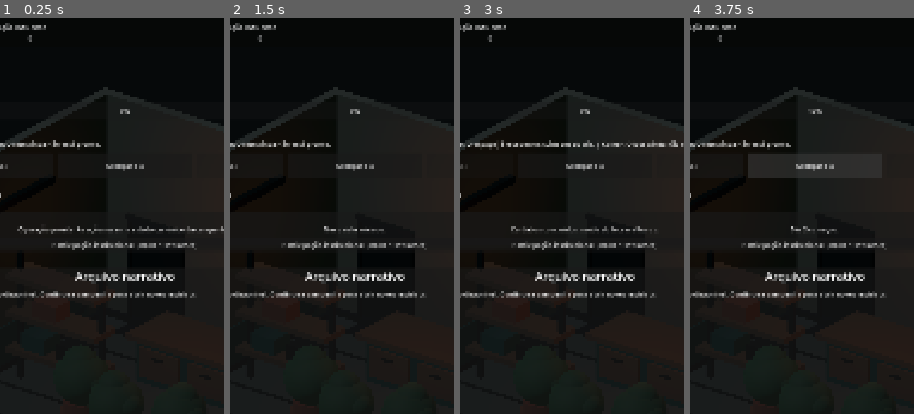
Above: before the commit, frames 1-4 (left to right).
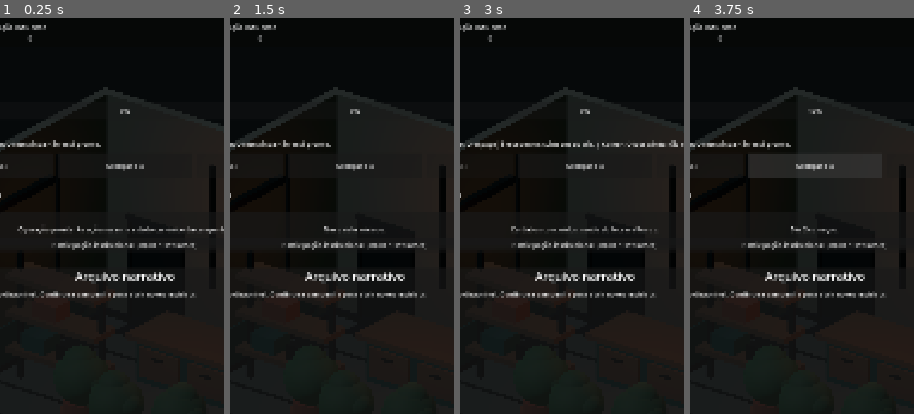
Above: after the commit, the same moments.

Repository: az1nn/growing-rio
Game: Godot game, scene res://scenes/shell/game_shell.tscn
Two runs of this game, one before a commit and one after it. Both use one fixed random seed, a clock stepped at 60 frames per second and the inputs below.
Inputs:
- Up to frame 1 (0.25 s): no input
- Up to frame 2 (1.5 s): click "Reiniciar ciclo" at 0.5 s; click "Reiniciar ciclo" at 1.25 s
- Up to frame 3 (3 s): click "Reiniciar ciclo" at 2 s; click "Cuidar (-R$5)" at 2.75 s
- Up to frame 4 (3.75 s): click "Avançar dia" at 3.5 s
The pictures show only the part of the screen within x 22-72%, y 2-52%; the shares and areas given below are measured in that part.

The runs differ from the first frame. In frame 1, 0.4% of the frame differs, in the area x 93-97%, y 37-63%; in frame 2, 0.4%; in frame 3, 0.4%; in frame 4, 0.4%.

Commit message:
feat(cena): add wall bay rhythm

Diff:
--- a/scenes/visual/operation_diorama.tscn
+++ b/scenes/visual/operation_diorama.tscn
@@ -515,3 +515,27 @@
 scale = Vector3(2.58, 0.12, 1)
 material_override = ExtResource("3_metal")
 mesh = SubResource("Mesh_trim_horizontal")
+
+[node name="BackWallBayReveal" type="MeshInstance3D" parent="Viewport/World"]
+position = Vector3(-0.78, 2.72, -3.66)
+scale = Vector3(1, 1.35, 1)
+material_override = ExtResource("3_metal")
+mesh = SubResource("Mesh_trim_vertical")
+
+[node name="BackWallEdgeReveal" type="MeshInstance3D" parent="Viewport/World"]
+position = Vector3(3.15, 2.55, -3.66)
+scale = Vector3(1, 1.55, 1)
+material_override = ExtResource("3_metal")
+mesh = SubResource("Mesh_trim_vertical")
+
+[node name="SideWallRearReveal" type="MeshInstance3D" parent="Viewport/World"]
+position = Vector3(-3.46, 2.55, -2.15)
+scale = Vector3(1, 1.55, 1)
+material_override = ExtResource("3_metal")
+mesh = SubResource("Mesh_trim_vertical")
+
+[node name="SideWallFrontReveal" type="MeshInstance3D" parent="Viewport/World"]
+position = Vector3(-3.46, 2.55, 1.9)
+scale = Vector3(1, 1.55, 1)
+material_override = ExtResource("3_metal")
+mesh = SubResource("Mesh_trim_vertical")
